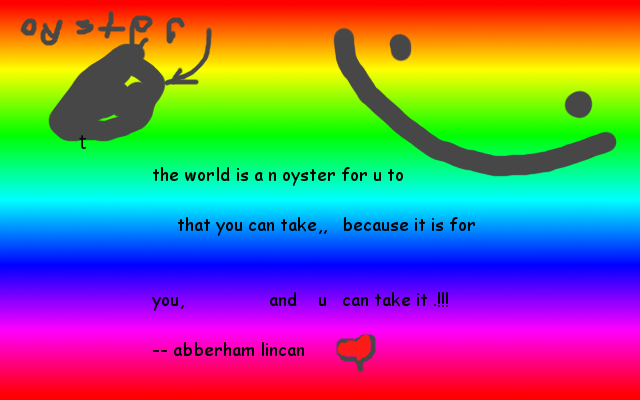
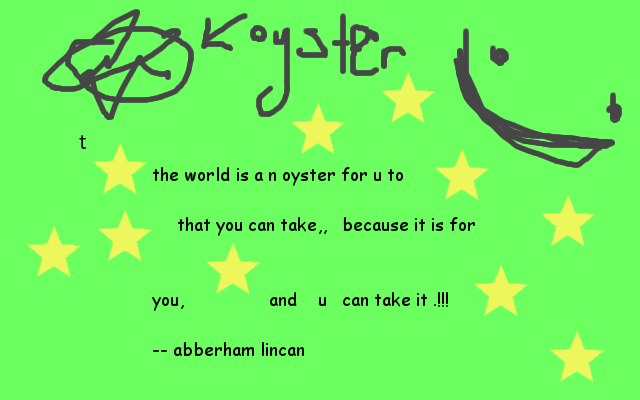
The second 640 × 400 image is a revision of the first. Changes to its layers:
added layer "Layer #2" above "Layer #3" over [26, 9, 622, 382]
added layer "Layer #3" above "Background" over [0, 0, 640, 400]
painted on "Background" over [0, 0, 640, 400]
